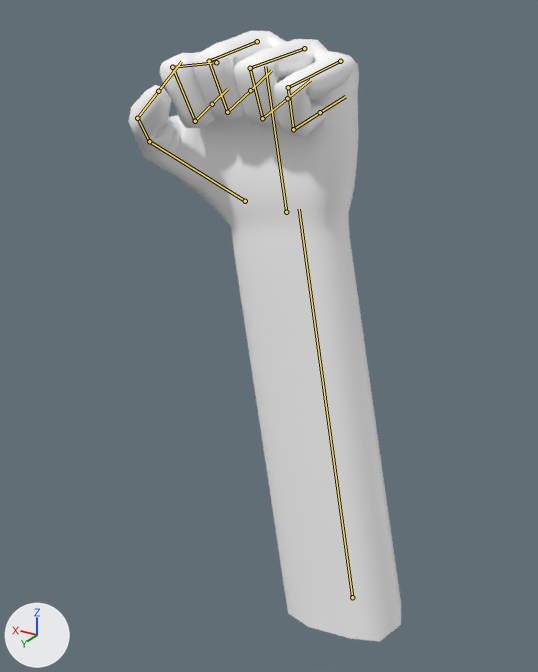
The FBX model Assets/JJJ/Objects/Hand.fbx, before and after one commit.
Camera for both pictures: a 50 mm lens placed at (-2.25, 4.92, 0.53), pointed at (0.5, 0.33, -1.76). Every picture has the same lights, and +X, +Y and +Z are marked at lower left. Both versions are drawn at frame 31 of the action 'Rock'; the numbers are the values there. The bones that bend it are drawn over the model as lines.

In view in the first picture: 'HandMesh'.
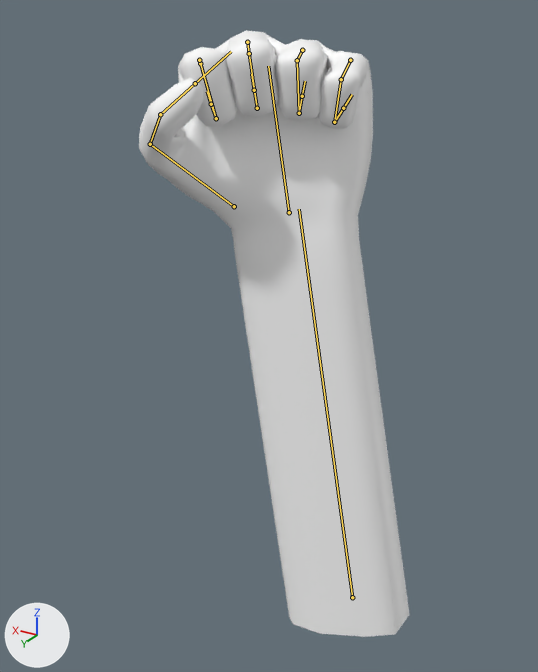
Edits to the bpy script that builds the scene:
```text
Change bone_lowerarm:
    where bone_lowerarm = bpy.data.objects['HandArmature'].pose.bones['LowerArm']
    bone_lowerarm.rotation_quaternion: (0.996, 0.0, 0.0, -0.087) -> (0.988, 0.011, 0.13, -0.086)  # degrees (0, 0, -10) -> degrees (0, 15, -10)
Change bone_hand:
    where bone_hand = bpy.data.objects['HandArmature'].pose.bones['Hand']  # child of 'LowerArm'
    bone_hand.rotation_quaternion: (1.0, 0.0, 0.0, 0.0) -> (0.991, 0.0, 0.131, 0.0)  # degrees (0, 0, 0) -> degrees (0, 15, 0)
```

Location of each change, [x1, y1, x2, y2] in pixels of the pictures (538 x 672 px):
'HandMesh', posed
    before: [128, 31, 401, 642]
    after: [139, 30, 410, 637]
bone 'Hand', root to tip
    before: (286, 212) to (265, 66)
    after: (289, 212) to (268, 66)
